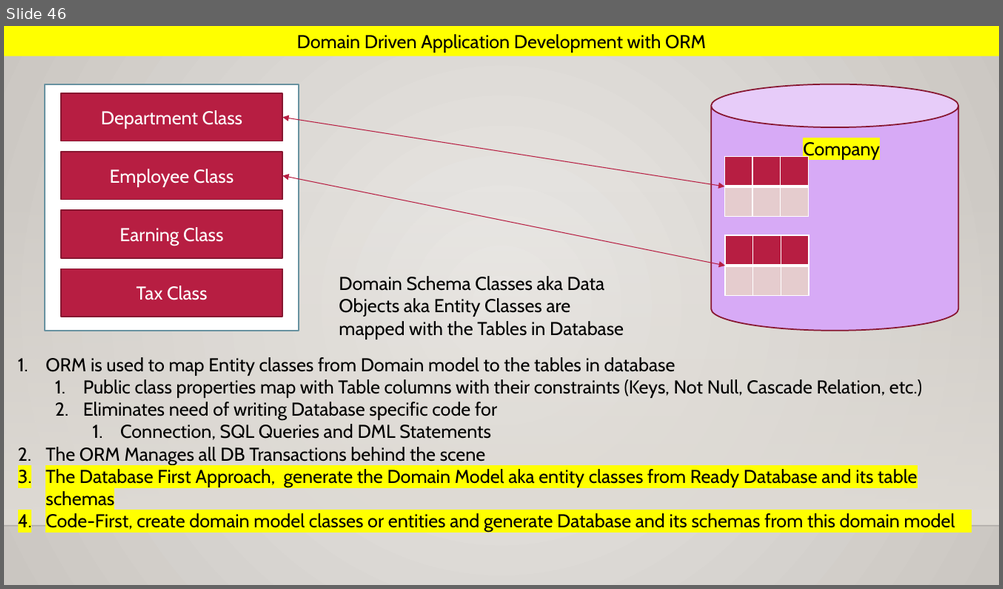
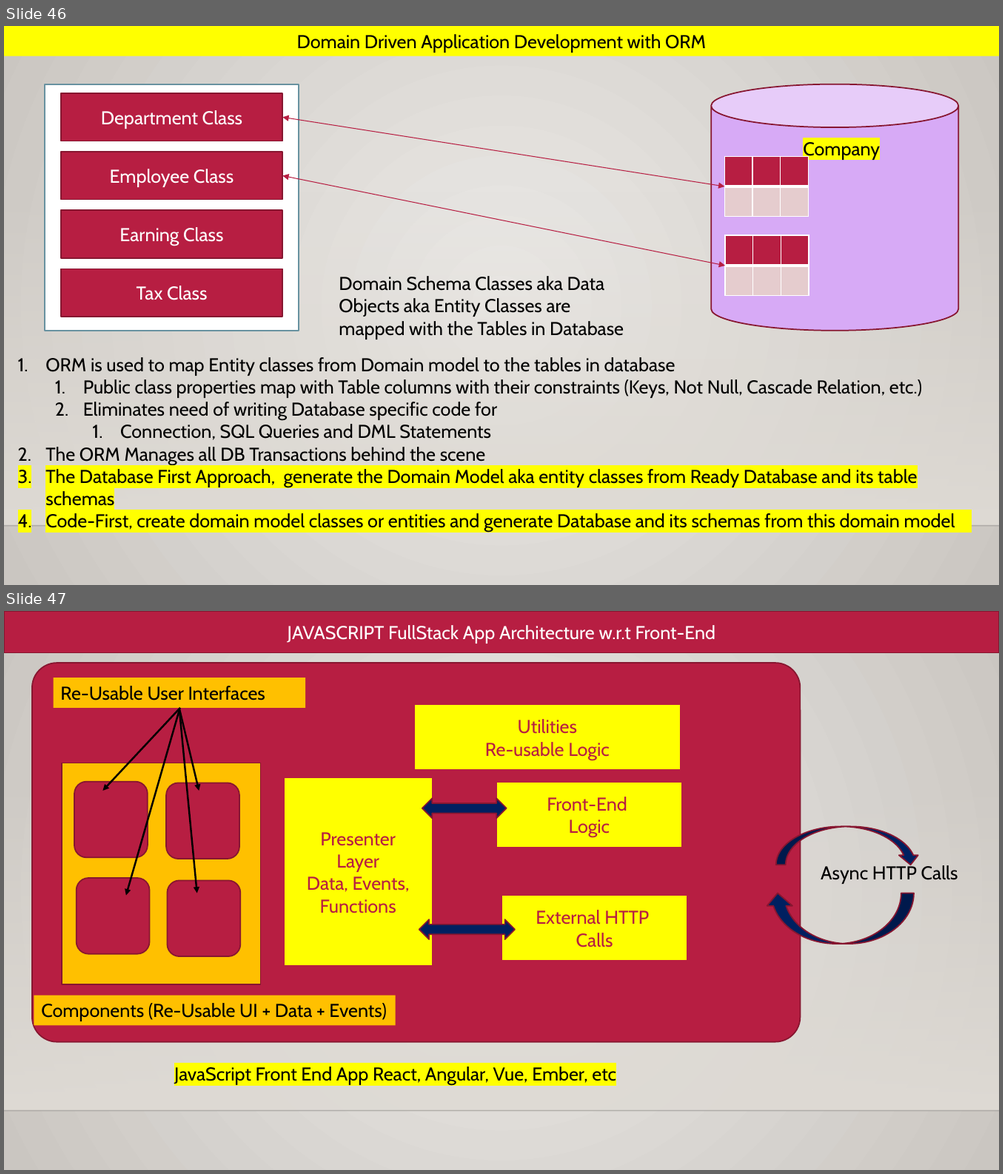
Before and after one commit to maheshsabnis/blazejan2021, a slide deck: Training_Notes_PPTs.pptx. Shown one above the other, each under a label of ours: slide 46 before the commit, slides 46 and 47 after it. The pictures are 1003x589 and 1003x1174 pixels, drawn with LibreOffice and Linux fonts; fonts in the diff are those of the drawing; background and template pictures are left out. Boxes give left, top, right and bottom in pixels: in the first picture for what was removed or moved away, otherwise in the second. Text is boxed around its words. In the diff, an @@ line names an element or a change of style, - is before the commit and + after.

```diff
--- a/Training_Notes_PPTs.pptx
+++ b/Training_Notes_PPTs.pptx
@@ slide 47 added at <box>4,611,999,1170</box>, background gradient #ECEAE7 to #CAC7C1; not listed: 2 template elements that a slide beside it also shows @@
@@ rectangle added at <box>4,611,999,652</box>, fill #B71E42, outline #871631 1.25 pt, 18 pt, text #FFFFFF @@
+JAVASCRIPT FullStack App Architecture w.r.t Front-End
@@ rounded rectangle added at <box>32,664,800,1043</box>, fill #B71E42, outline #871631 1.25 pt @@
@@ rectangle added at <box>54,678,305,707</box>, fill #FFC000, 18 pt, text #000000 @@
+Re-Usable User Interfaces
@@ arrow added from (180, 708) to (102, 791), #000000 1.75 pt @@
@@ arrow added from (179, 710) to (126, 895), #000000 1.75 pt @@
@@ arrow added from (179, 709) to (199, 791), #000000 1.75 pt @@
@@ arrow added from (179, 713) to (197, 893), #000000 1.75 pt @@
@@ rectangle added at <box>415,705,680,771</box>, fill #FFFF00, outline #B71E42 1.25 pt, 18 pt, text #B71E42 @@
+Utilities
+Re-usable Logic
@@ rectangle added at <box>62,763,261,985</box>, fill #FFC000, outline #871631 1.25 pt @@
@@ rounded rectangle added at <box>74,782,148,858</box>, fill #B71E42, outline #871631 1.25 pt @@
@@ rounded rectangle added at <box>166,783,239,860</box>, fill #B71E42, outline #871631 1.25 pt @@
@@ rectangle added at <box>284,778,432,966</box>, fill #FFFF00, outline #B71E42 1.25 pt, 18 pt, text #B71E42 @@
+Presenter
+Layer
+Data, Events, Functions
@@ rectangle added at <box>495,782,681,848</box>, fill #FFFF00, outline #B71E42 1.25 pt, 18 pt, text #B71E42 @@
+Front-End
+Logic
@@ left right arrow added at <box>422,798,506,818</box>, fill #002060, outline #871631 1.25 pt @@
@@ curved down arrow added at <box>777,826,920,865</box>, fill #002060, outline #871631 1.25 pt @@
@@ text added at <box>820,864,958,884</box>, 18 pt, text #000000 @@
+Async HTTP Calls
@@ rounded rectangle added at <box>77,878,150,954</box>, fill #B71E42, outline #871631 1.25 pt @@
@@ rounded rectangle added at <box>168,881,241,957</box>, fill #B71E42, outline #871631 1.25 pt @@
@@ rectangle added at <box>502,895,688,961</box>, fill #FFFF00, outline #B71E42 1.25 pt, 18 pt, text #B71E42 @@
+External HTTP
+Calls
@@ curved down arrow added at <box>765,893,913,944</box>, fill #002060, outline #871631 1.25 pt @@
@@ left right arrow added at <box>419,920,515,940</box>, fill #002060, outline #871631 1.25 pt @@
@@ rectangle added at <box>34,996,395,1026</box>, fill #FFC000, 18 pt, text #000000 @@
+Components (Re-Usable UI + Data + Events)
@@ text added at <box>174,1067,616,1085</box>, 18 pt, text #000000 @@
+JavaScript Front End App React, Angular, Vue, Ember, etc
```
Also in this commit, not shown: 2 other slides added, 32 other files.
